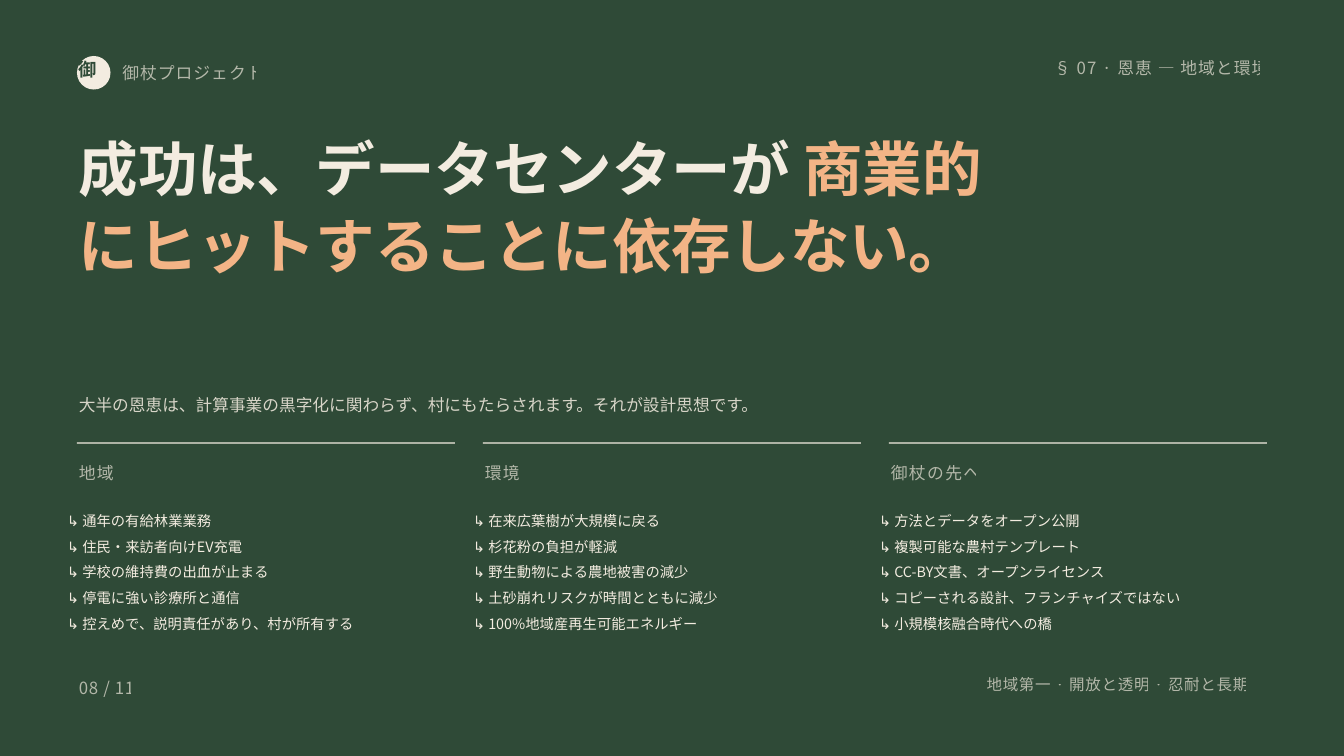
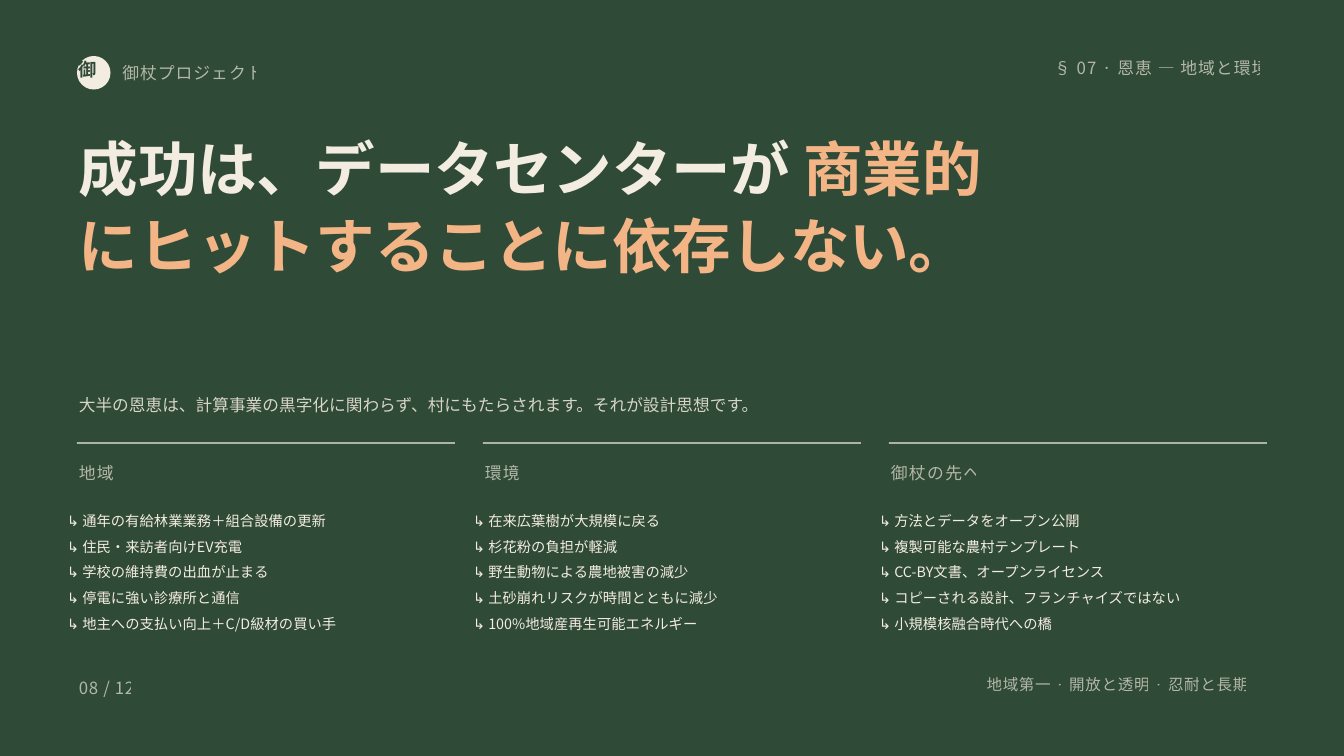
Before and after one commit to robouden/mitsue-ai-data-center, a slide deck: slide 8 of decks/Mitsue Project Presentation - 日本語.pptx. Drawn at 1344x756 pixels with LibreOffice and Linux fonts; fonts in the diff are those of the drawing. Boxes give left, top, right and bottom in pixels: in the first picture for what was removed or moved away, otherwise in the second. Text is boxed around its words. In the diff, an @@ line names an element or a change of style, - is before the commit and + after.

```diff
--- a/decks/Mitsue Project Presentation - 日本語.pptx
+++ b/decks/Mitsue Project Presentation - 日本語.pptx
@@ text at (82,514,326,527): text changed @@
-↳ 通年の有給林業業務
+↳ 通年の有給林業業務＋組合設備の更新
@@ text at (82,617,337,632): text changed @@
-↳ 控えめで、説明責任があり、村が所有する
+↳ 地主への支払い向上＋C/D級材の買い手
@@ text at (79,681,134,694): text changed @@
-08 / 11
+08 / 12
```
Also in this commit, not shown: 11 other slides changed, 1 other file.
